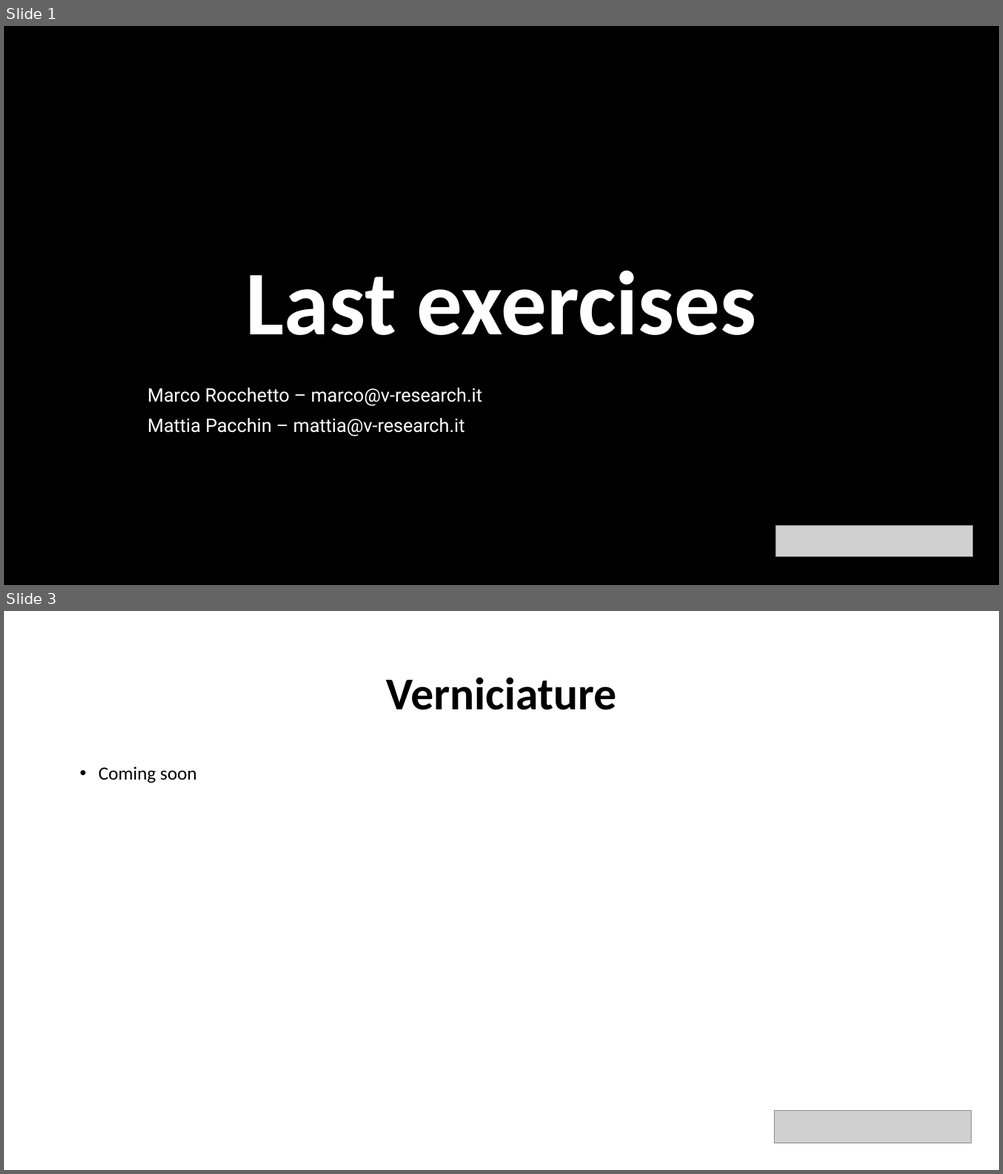
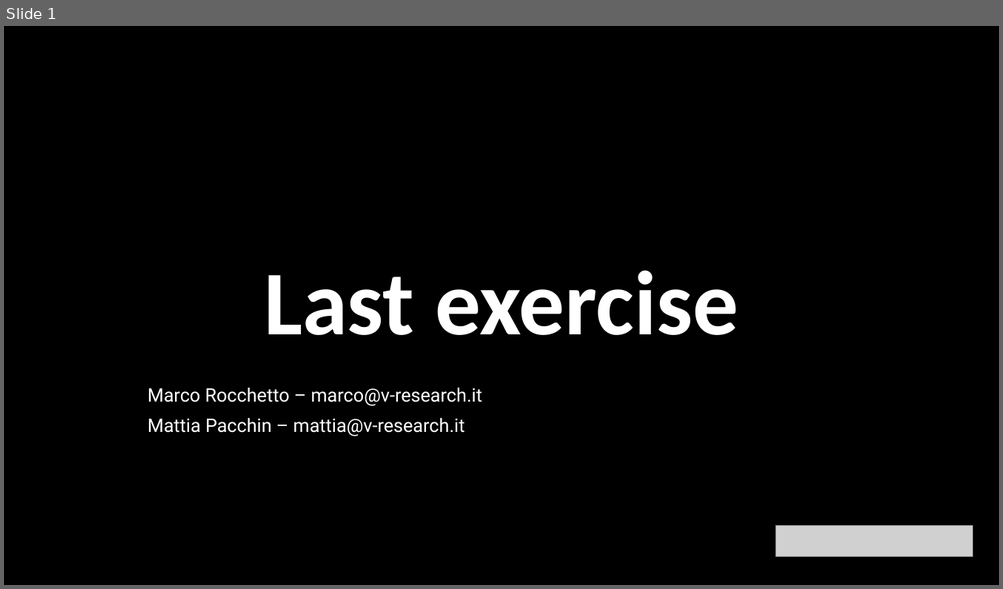
Before and after one commit to v-research/edu, a slide deck: IT_introduction_2021/material/last_exercises.pptx. Shown one above the other, each under a label of ours: slides 1 and 3 before the commit, slide 1 after it; the slides between them are not shown. The pictures are 1003x1174 and 1003x589 pixels, drawn with LibreOffice and Linux fonts; fonts in the diff are those of the drawing; grey boxes stand for pictures. Boxes give left, top, right and bottom in pixels: in the first picture for what was removed or moved away, otherwise in the second. Text is boxed around its words. In the diff, an @@ line names an element or a change of style, - is before the commit and + after.

```diff
--- a/IT_introduction_2021/material/last_exercises.pptx
+++ b/IT_introduction_2021/material/last_exercises.pptx
@@ slide 3 removed at bbox=[4, 611, 999, 1170], background #FFFFFF @@
@@ title removed at bbox=[386, 677, 616, 710] @@
-Verniciature
@@ text removed at bbox=[99, 766, 197, 783] @@
-• Coming soon
@@ picture removed at bbox=[775, 1111, 972, 1143] @@
@@ slide 1 changed as well @@
@@ title at bbox=[264, 270, 738, 335]: text changed @@
-Last exercises
+Last exercise
```
Also in this commit, not shown: 1 other slide changed.
